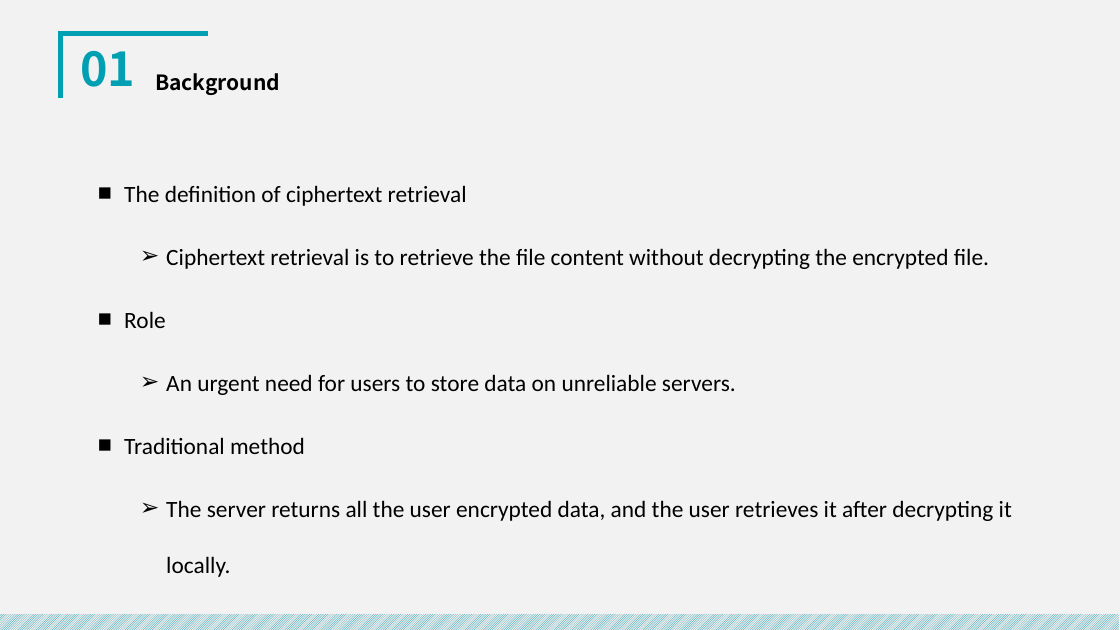
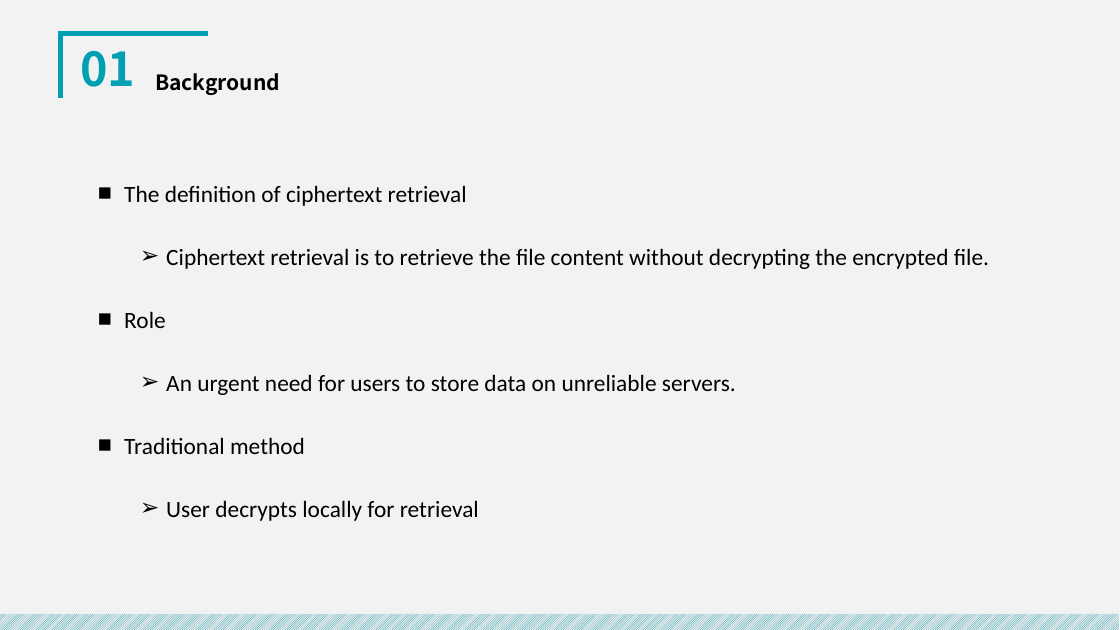
Before and after one commit to royalvald/MediumTest, a slide deck: slide 5 of 开题/中期答辩.pptx. Drawn at 1120x630 pixels with LibreOffice and Linux fonts; fonts in the diff are those of the drawing. Boxes give left, top, right and bottom in pixels: in the first picture for what was removed or moved away, otherwise in the second. Text is boxed around its words. In the diff, an @@ line names an element or a change of style, - is before the commit and + after.

```diff
--- a/开题/中期答辩.pptx
+++ b/开题/中期答辩.pptx
@@ text at (166, 500, 479, 521): text changed @@
-  ➢ The server returns all the user encrypted data, and the user retrieves it after decrypting it locally.
+  ➢ User decrypts locally for retrieval
```
Also in this commit, not shown: 15 other slides changed, 4 slides added, 1 slide removed, 3 other files.
